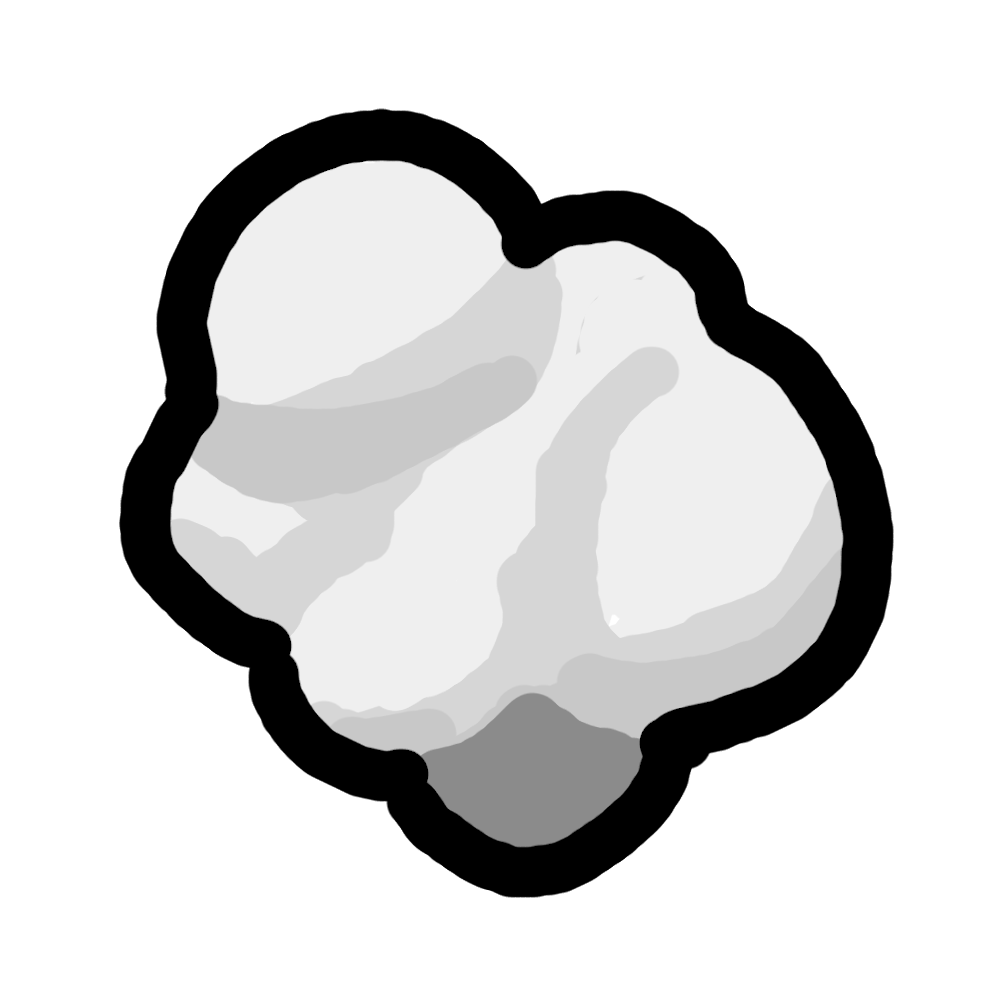
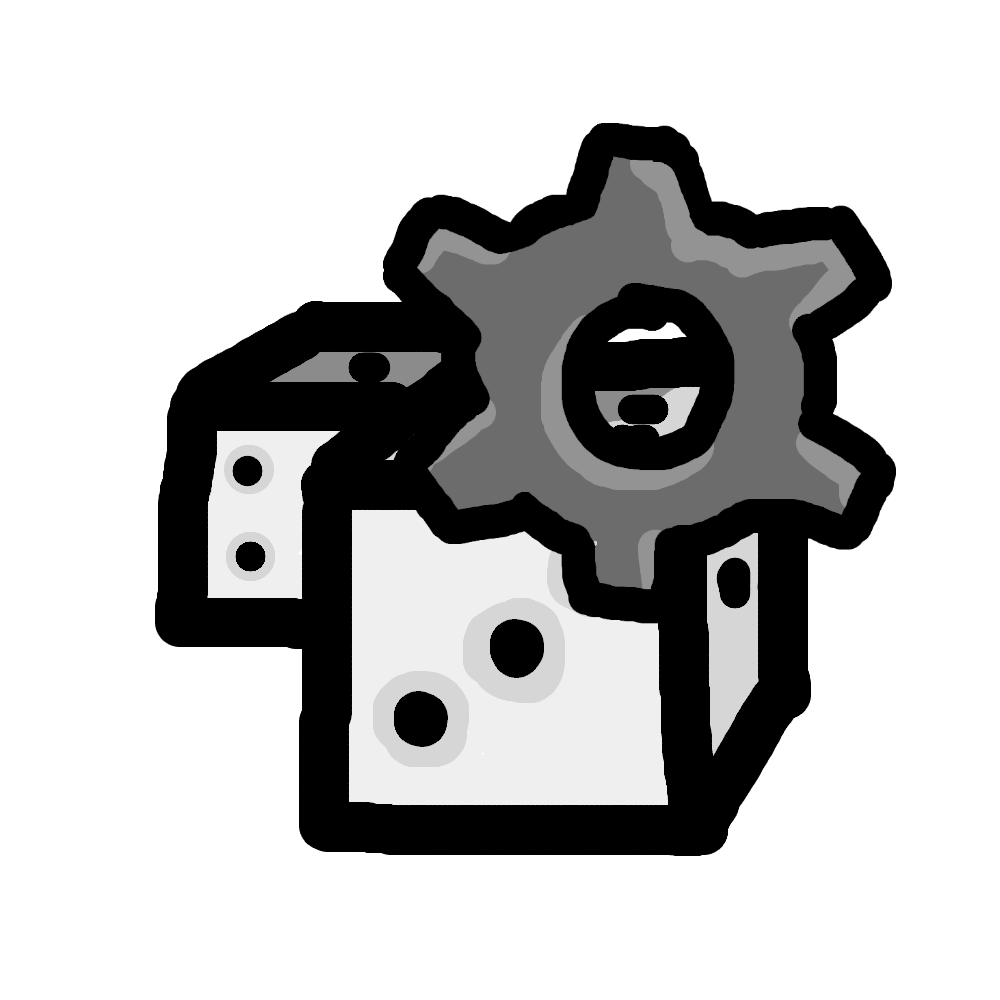
Comparing the layer stacks of the two 1000 x 1000 images. Changes:
added layer "Calque #11" above "Calque #13" over [383, 123, 896, 624]
added layer "Calque #13" above "Calque #15" over [155, 301, 811, 856]
hid "Calque #16" over [119, 108, 894, 898]
